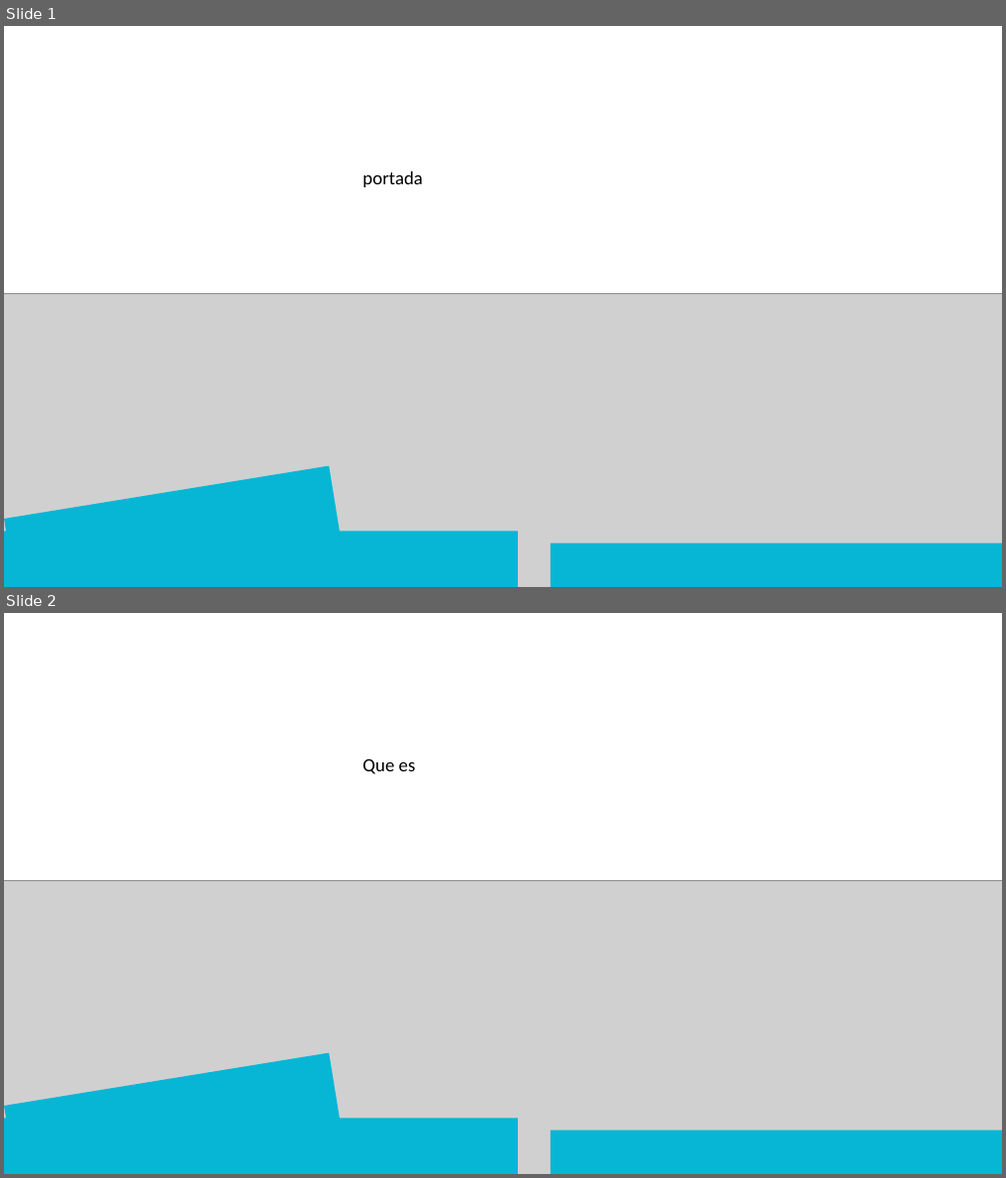
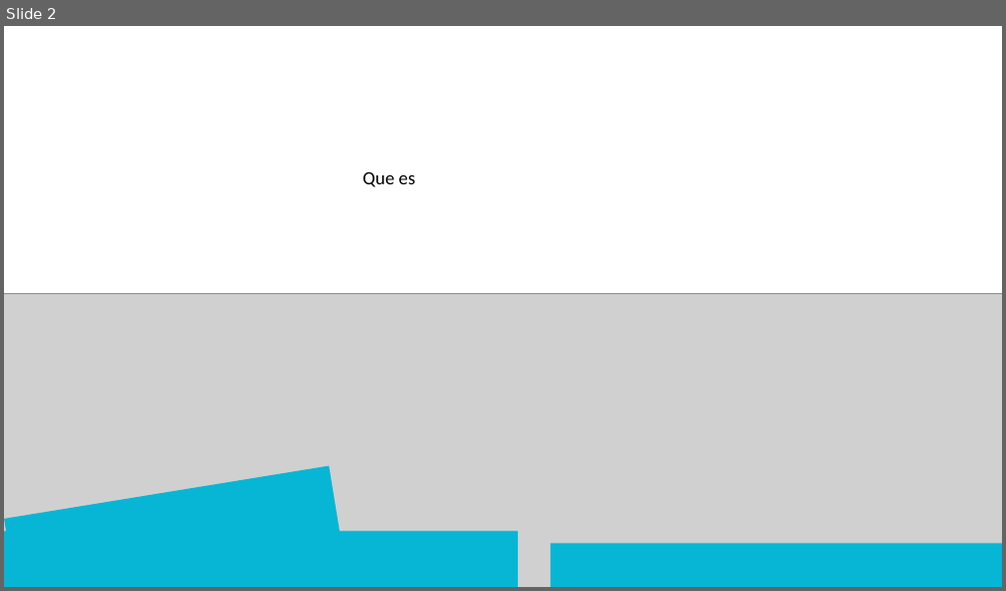
Before and after one commit to huertin03/Portfolio-Template-Tailwind-Css, a slide deck: ProyectoLenguaje/Tailwind Project.pptx. Shown one above the other, each under a label of ours: slides 1 and 2 before the commit, slide 2 after it. The pictures are 1006x1178 and 1006x591 pixels, drawn with LibreOffice and Linux fonts; fonts in the diff are those of the drawing; grey boxes stand for pictures. Boxes give left, top, right and bottom in pixels: in the first picture for what was removed or moved away, otherwise in the second. Text is boxed around its words. In the diff, an @@ line names an element or a change of style, - is before the commit and + after.

Commit message:
tw p new

```diff
--- a/ProyectoLenguaje/Tailwind Project.pptx
+++ b/ProyectoLenguaje/Tailwind Project.pptx
@@ slide 1 removed at (x1=4, y1=26, x2=1002, y2=587), background #FFFFFF @@
@@ text removed at (x1=362, y1=172, x2=423, y2=187) @@
-portada
@@ picture removed at (x1=4, y1=294, x2=1002, y2=587) @@
@@ rectangle removed at (x1=4, y1=467, x2=389, y2=587) @@
@@ rectangle removed at (x1=4, y1=531, x2=518, y2=587) @@
@@ rectangle removed at (x1=550, y1=544, x2=1002, y2=587) @@
```
Also in this commit, not shown: 1 slide changed, 3 slides added, 2 other slides removed.
